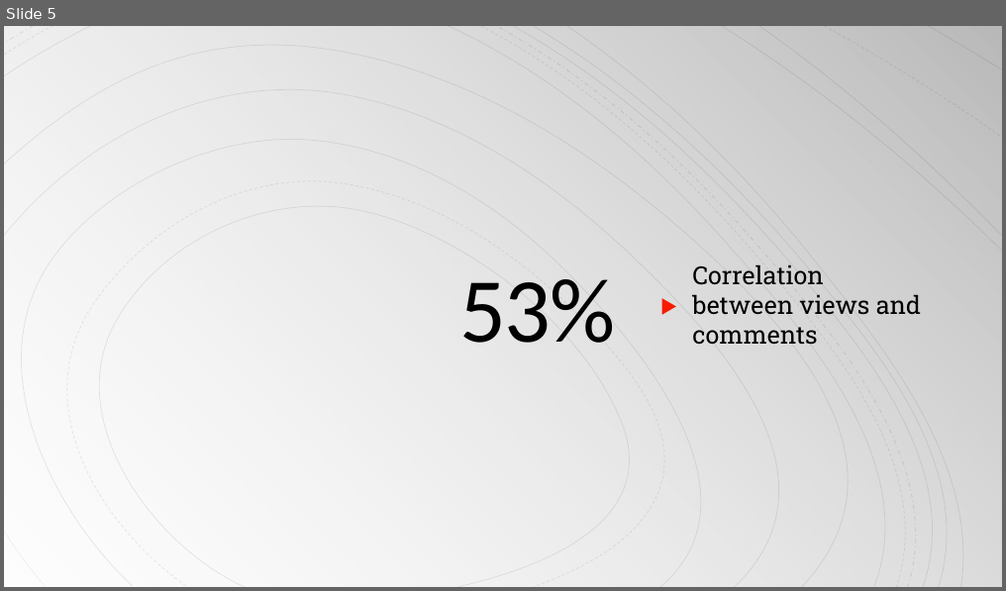
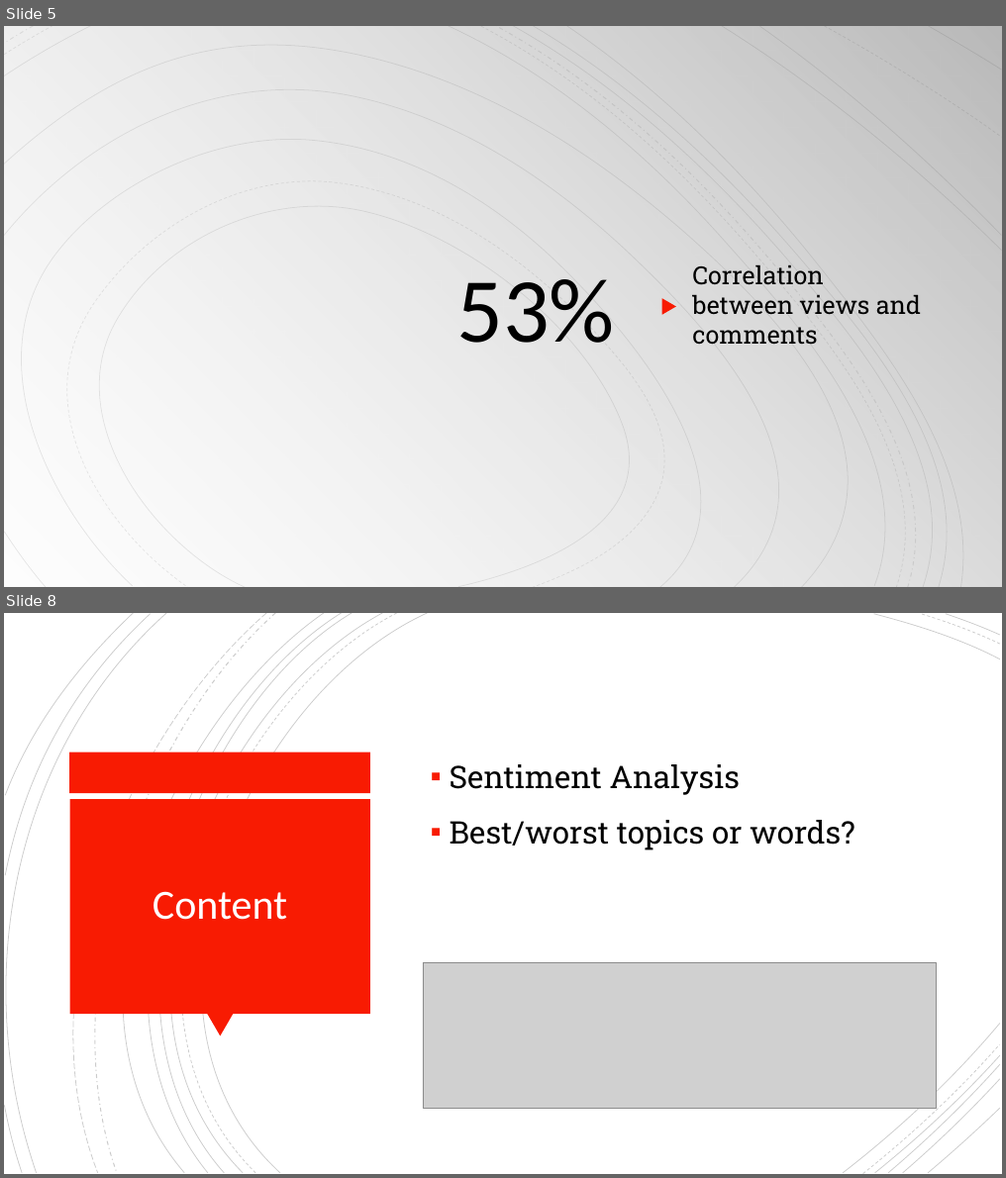
Before and after one commit to reeves17/3360project, a slide deck: Final Presentation.pptx. Shown one above the other, each under a label of ours: slide 5 before the commit, slides 5 and 8 after it; the slides between them are not shown. The pictures are 1006x591 and 1006x1178 pixels, drawn with LibreOffice and Linux fonts; fonts in the diff are those of the drawing; grey boxes stand for pictures. Boxes give left, top, right and bottom in pixels: in the first picture for what was removed or moved away, otherwise in the second. Text is boxed around its words. In the diff, an @@ line names an element or a change of style, - is before the commit and + after.

```diff
--- a/Final Presentation.pptx
+++ b/Final Presentation.pptx
@@ slide 8 added at (4,613,1002,1174), background #FFFFFF; not listed: 16 template elements that a slide beside it also shows @@
@@ rectangle added at (4,613,1002,1174), fill #FFFFFF @@
@@ group added at (4,613,1000,1174): 21 freeform shapes @@
@@ rectangle added at (70,753,371,793), fill #F81B02 @@
@@ text added at (450,764,855,851), 30 pt, text #000000 @@
+▪ Sentiment Analysis
+▪ Best/worst topics or words?
@@ rectangle added at (70,799,370,1014), fill #F81B02 @@
@@ title added at (152,891,287,920), 40 pt, text #FFFEFF @@
+Content
@@ picture added at (423,962,936,1109) @@
@@ triangle added at (207,1014,233,1037), fill #F81B02 @@
@@ freeform shape added at (903,1079,1000,1173), outline #000000 0.75 pt @@
@@ freeform shape added at (928,1109,1000,1173), outline #000000 0.75 pt @@
@@ slide 5 changed as well @@
@@ title "53%" at (456,279,614,343): letter spacing -1.5 to 0 pt @@
```
Also in this commit, not shown: 5 other slides changed, 13 other slides added, 2 slides removed.
